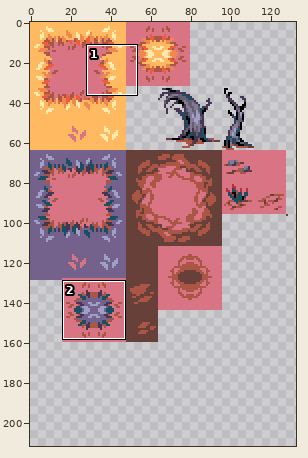
Sprite sheet: game/tilemaps/tileset.png. Above: a wide view before the commit, with the close-up outlined.
Close-up. First the earlier version:
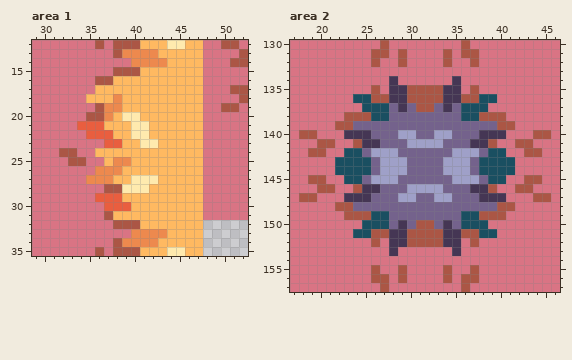
The file is 192x256 pixels. Shown: area 1: x 29..52, y 12..35; area 2: x 17..46, y 130..157. The wide view leaves out empty margins. The commit also changed other parts of the picture, which this record leaves out.
New version:
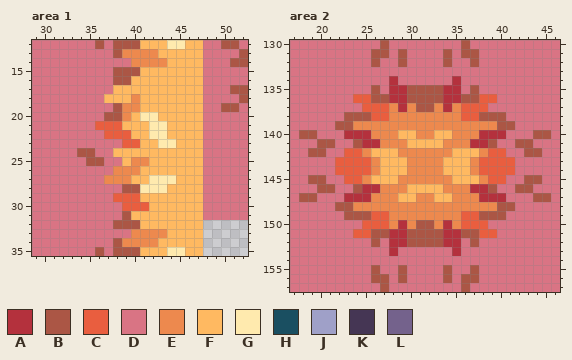
Palette (. is transparent): A #b4313d  B #ab5645  C #e95e3f  D #d97484  E #ed894e  F #ffb961  G #ffeaae  H #1a4f61  J #9fa0c8  K #453654  L #74628c
The exact change:
--- area 1
@@ x 29..52 @@
 15 DDDDDDDDDBBBFFFFFFFDDDDD
-16 DDDDDDDBBFFFFFFFFFFDDDDD
-17 DDDDDDDFFFFFFFFFFFFDDDBB
-18 DDDDDDFFFEFFFFFFFFFDDDDB
-19 DDDDDDDBEEFFFFFFFFFDDBBD
-20 DDDDDDBBEFGGFFFFFFFDDDDD
-21 DDDDDCCCFFFGGFFFFFFDDDDD
-22 DDDDDDCCCFFGGFFFFFFDDDDD
-23 DDDDDDDDCCFFGGFFFFFDDDDD
-24 DDDBBDDFFFFFFFFFFFFDDDDD
-25 DDDDBBDDFEEFFFFFFFFDDDDD
-26 DDDDDDDEEEFFFFFFFFFDDDDD
-27 DDDDDDEEEFFGGGFFFFFDDDDD
-28 DDDDDDDDBBGGGFFFFFFDDDDD
-29 DDDDDDDCCCFFFFFFFFFDDDDD
-30 DDDDDDDDCCCFFFFFFFFDDDDD
-31 DDDDDDDDBFFFFFFFFFFDDDDD
+16 DDDDDDDDDBBFFFFFFFFDDDDD
+17 DDDDDDDDDFFFFFFFFFFDDDBB
+18 DDDDDDDDFFFEFFFFFFFDDDDB
+19 DDDDDDDDDBEEFFFFFFFDDBBD
+20 DDDDDDDDBBEFGGFFFFFDDDDD
+21 DDDDDDDCCCFFFGGFFFFDDDDD
+22 DDDDDDDDCCCFFGGFFFFDDDDD
+23 DDDDDDDDDDCCFFGGFFFDDDDD
+24 DDDDDBBDDFFFFFFFFFFDDDDD
+25 DDDDDDBBDDFEEFFFFFFDDDDD
+26 DDDDDDDDDEEEFFFFFFFDDDDD
+27 DDDDDDDDEEEFFGGGFFFDDDDD
+28 DDDDDDDDDDBBGGGFFFFDDDDD
+29 DDDDDDDDDCCCFFFFFFFDDDDD
+30 DDDDDDDDDDCCCFFFFFFDDDDD
+31 DDDDDDDDDDBFFFFFFFFDDDDD
 32 DDDDDDDDDBBBFFFFFFF.....
--- area 2
@@ x 17..46 @@
 133 DDDDDDDDDDDDDDDDDDDDDDDDDDDDDD
-134 DDDDDDDDDDDKDDDDDDKDDDDDDDDDDD
-135 DDDDDDDDDBDKKBBBBKKDBDDDDDDDDD
-136 DDDDDDDHHBBKKBBBBKKBBHHDDDDDDD
-137 DDDDDDDDHHHLKLBBLKLHHHDDDDDDDD
-138 DDDDDDBBBHHLLLLLLLLHHBBBDDDDDD
-139 DDDDDBBLLLLLLLLLLLLLLLLBBDDDDD
-140 DBBDDDKKKLLLJJLLJJLLLKKKDDDBBD
-141 DDDBBDDBKKLLLJJJJLLLKKBDDBBDDD
-142 DDBBDDHHLJJJLLLLLLJJJLHHDDBBDD
-143 DDDDDHHHHLJJJLLLLJJJLHHHHDDDDD
-144 DDDDDHHHHLJJJLLLLJJJLHHHHDDDDD
-145 DDBBDDHHLJJJLLLLLLJJJLHHDDBBDD
-146 DDDBBDDBKKLLLJJJJLLLKKBDDBBDDD
-147 DBBDDDKKKLLLJJLLJJLLLKKKDDDBBD
-148 DDDDDBBLLLLLLLLLLLLLLLLBBDDDDD
-149 DDDDDDBBBHHLLLLLLLLHHBBBDDDDDD
-150 DDDDDDDDHHHLKLBBLKLHHHDDDDDDDD
-151 DDDDDDDHHBBKKBBBBKKBBHHDDDDDDD
-152 DDDDDDDDDBDKKBBBBKKDBDDDDDDDDD
-153 DDDDDDDDDDDKDDDDDDKDDDDDDDDDDD
+134 DDDDDDDDDDDADDDDDDADDDDDDDDDDD
+135 DDDDDDDDDBDAABBBBAADBDDDDDDDDD
+136 DDDDDDDCCBBAABBBBAABBCCDDDDDDD
+137 DDDDDDDDCCCEAEBBEAECCCDDDDDDDD
+138 DDDDDDBBBCCEEEEEEEECCBBBDDDDDD
+139 DDDDDBBEEEEEEEEEEEEEEEEBBDDDDD
+140 DBBDDDAAAEEEFFEEFFEEEAAADDDBBD
+141 DDDBBDDBAAEEEFFFFEEEAABDDBBDDD
+142 DDBBDDCCEFFFEEEEEEFFFECCDDBBDD
+143 DDDDDCCCCEFFFEEEEFFFECCCCDDDDD
+144 DDDDDCCCCEFFFEEEEFFFECCCCDDDDD
+145 DDBBDDCCEFFFEEEEEEFFFECCDDBBDD
+146 DDDBBDDBAAEEEFFFFEEEAABDDBBDDD
+147 DBBDDDAAAEEEFFEEFFEEEAAADDDBBD
+148 DDDDDBBEEEEEEEEEEEEEEEEBBDDDDD
+149 DDDDDDBBBCCEEEEEEEECCBBBDDDDDD
+150 DDDDDDDDCCCEAEBBEAECCCDDDDDDDD
+151 DDDDDDDCCBBAABBBBAABBCCDDDDDDD
+152 DDDDDDDDDBDAABBBBAADBDDDDDDDDD
+153 DDDDDDDDDDDADDDDDDADDDDDDDDDDD
 154 DDDDDDDDDDDDDDDDDDDDDDDDDDDDDD
Where, in picture pixels (left, top, right, bottom), the same in both close-ups:
changed: (59, 76, 176, 220)
changed: (335, 76, 515, 256)
